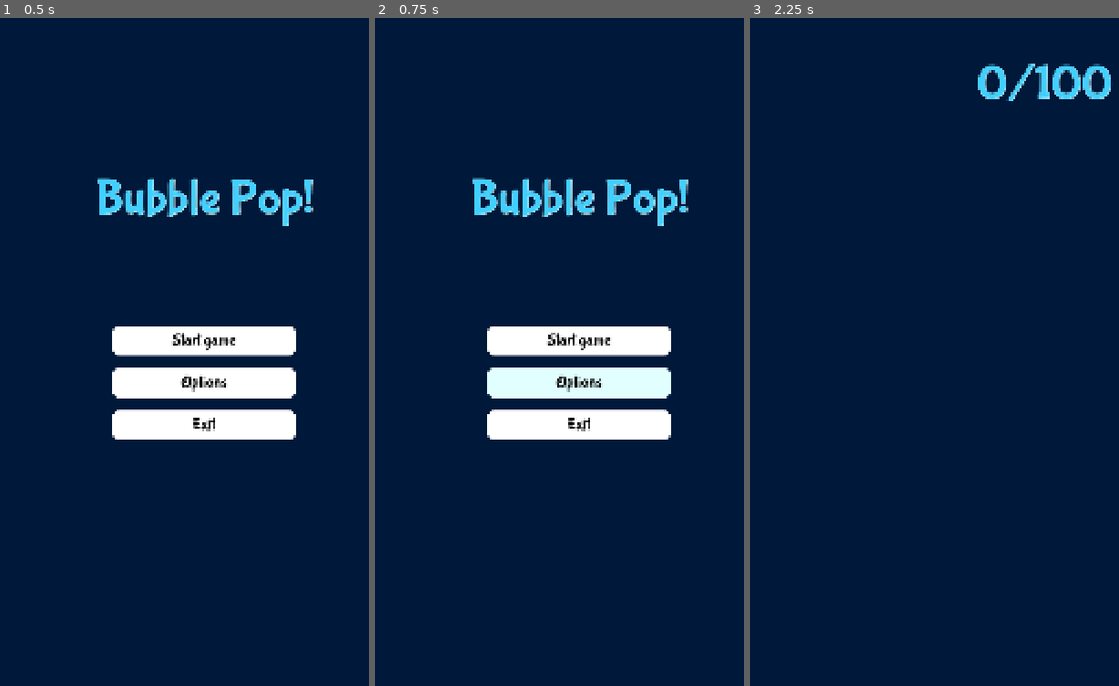
Above: before the commit, frames 1-3 (left to right).
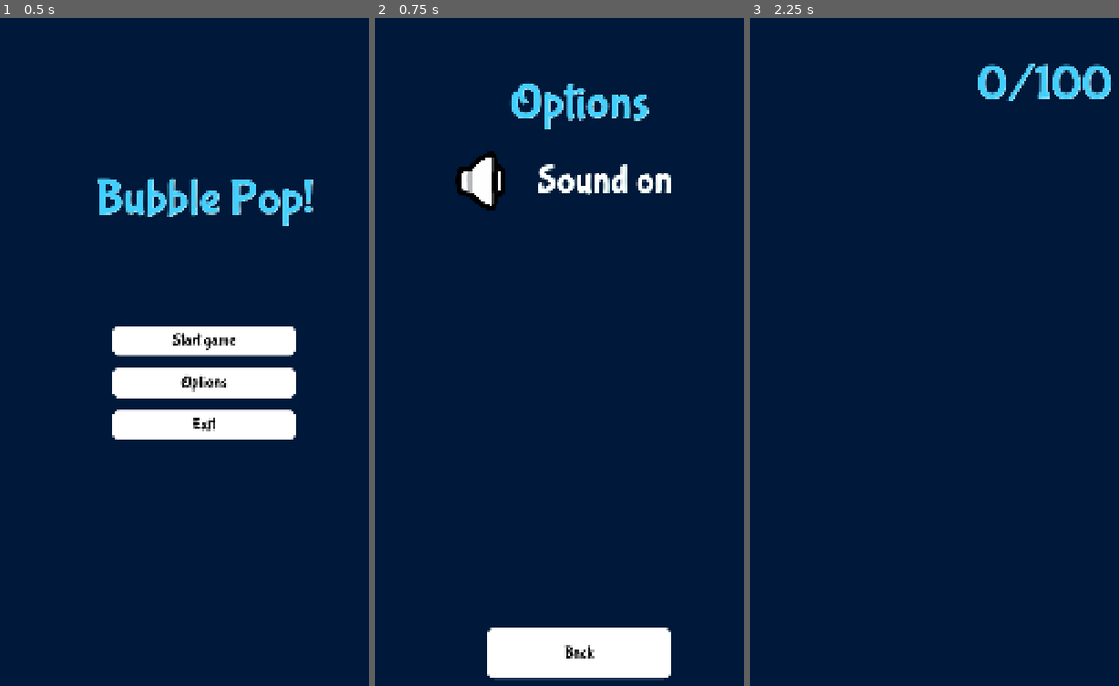
Above: after the commit, the same moments.

Repository: HybridAU/bubble-pop
Game: Godot game, scene res://menus/main_menu.tscn
Same seed, same stepped clock (60 frames per second), same inputs: the game is played once before the commit and once after it.
Inputs (mouse positions are in pixels of both pictures, inside the frame that each line leads up to):
- Up to frame 1 (0.5 s): no input
- Up to frame 2 (0.75 s): click "Options" at 0.5 s
- Up to frame 3 (2.25 s): click (952, 652) at 1.25 s, where only the run after the commit has a clickable "Back"; click "Start game" at 2 s

Frame 1 is identical in both runs. In frame 2, 15% of the frame differs, in the area x 21-85%, y 9-100%; in frame 3, nothing differs.

Commit message:
Add toggle button for volume

Diff:
--- a/default_bus_layout.tres
+++ b/default_bus_layout.tres
@@ -5,7 +5,7 @@
 bus/1/solo = false
 bus/1/mute = false
 bus/1/bypass_fx = false
-bus/1/volume_db = -0.85709095
+bus/1/volume_db = -1.6503448
 bus/1/send = &"Master"
 bus/2/name = &"Sound Effects"
 bus/2/solo = false
--- /dev/null
+++ b/menus/options_menu.tscn
@@ -0,0 +1,124 @@
+[gd_scene format=3 uid="uid://clrqgdsvc7cmb"]
+
+[ext_resource type="Script" uid="uid://c2iysl0dhtnlm" path="res://scripts/options_menu.gd" id="1_wyyb7"]
+[ext_resource type="FontFile" uid="uid://l3g7clglucve" path="res://assets/Fonts/BubblegumSans-Regular.ttf" id="2_cet7k"]
+[ext_resource type="Texture2D" uid="uid://b647a75wghoxp" path="res://assets/UI/Icon_Small_Blank_Audio.png" id="3_1vpws"]
+[ext_resource type="Texture2D" uid="uid://rpbvo8kt3vok" path="res://assets/UI/Icon_Small_Blank_AudioOff.png" id="4_sg76y"]
+
+[sub_resource type="StyleBoxFlat" id="StyleBoxFlat_rhts7"]
+bg_color = Color(1, 1, 1, 1)
+corner_radius_top_left = 16
+corner_radius_top_right = 16
+corner_radius_bottom_right = 16
+corner_radius_bottom_left = 16
+shadow_color = Color(0, 0, 0, 0.53333336)
+shadow_offset = Vector2(0, 4)
+
+[sub_resource type="StyleBoxFlat" id="StyleBoxFlat_06t4h"]
+bg_color = Color(0.7176471, 0.8627451, 0.85490197, 1)
+corner_radius_top_left = 16
+corner_radius_top_right = 16
+corner_radius_bottom_right = 16
+corner_radius_bottom_left = 16
+shadow_color = Color(0, 0, 0, 0.53333336)
+shadow_offset = Vector2(0, 4)
+
+[sub_resource type="StyleBoxFlat" id="StyleBoxFlat_7vrkn"]
+bg_color = Color(0.88235295, 1, 1, 1)
+corner_radius_top_left = 16
+corner_radius_top_right = 16
+corner_radius_bottom_right = 16
+corner_radius_bottom_left = 16
+shadow_color = Color(0, 0, 0, 0.53333336)
+shadow_offset = Vector2(0, 4)
+
+[sub_resource type="StyleBoxEmpty" id="StyleBoxEmpty_06t4h"]
+
+[node name="OptionsMenu" type="Control" unique_id=1985514406]
+layout_mode = 3
+anchors_preset = 15
+anchor_right = 1.0
+anchor_bottom = 1.0
+grow_horizontal = 2
+grow_vertical = 2
+script = ExtResource("1_wyyb7")
+
+[node name="ColorRect" type="ColorRect" parent="." unique_id=819830746]
+layout_mode = 1
+anchors_preset = 15
+anchor_right = 1.0
+anchor_bottom = 1.0
+grow_horizontal = 2
+grow_vertical = 2
+color = Color(0, 0.09411765, 0.22352941, 1)
+
+[node name="Back" type="Button" parent="." unique_id=1736005523]
+layout_mode = 0
+offset_left = 300.0
+offset_top = 1604.0
+offset_right = 780.0
+offset_bottom = 1738.0
+size_flags_vertical = 3
+theme_override_colors/font_color = Color(0, 0, 0, 1)
+theme_override_colors/font_focus_color = Color(0, 0, 0, 1)
+theme_override_colors/font_pressed_color = Color(0, 0, 0, 1)
+theme_override_colors/font_hover_color = Color(0, 0, 0, 1)
+theme_override_fonts/font = ExtResource("2_cet7k")
+theme_override_font_sizes/font_size = 42
+theme_override_styles/normal = SubResource("StyleBoxFlat_rhts7")
+theme_override_styles/pressed = SubResource("StyleBoxFlat_06t4h")
+theme_override_styles/hover = SubResource("StyleBoxFlat_7vrkn")
+theme_override_styles/focus = SubResource("StyleBoxEmpty_06t4h")
+text = "Back"
+
+[node name="Title" type="Label" parent="." unique_id=1637634031]
+layout_mode = 1
+anchors_preset = 5
+anchor_left = 0.5
+anchor_right = 0.5
+offset_left = -287.5
+offset_top = 149.0
+offset_right = 287.5
+offset_bottom = 299.0
+grow_horizontal = 2
+theme_override_colors/font_color = Color(0.25309506, 0.80966485, 0.9999997, 1)
+theme_override_colors/font_shadow_color = Color(0.84705883, 0.98039216, 0.9607843, 1)
+theme_override_fonts/font = ExtResource("2_cet7k")
+theme_override_font_sizes/font_size = 128
+text = "Options"
+horizontal_alignment = 1
+
+[node name="VBoxContainer" type="VBoxContainer" parent="." unique_id=2049857062]
+layout_mode = 1
+anchors_preset = 14
+anchor_top = 0.5
+anchor_right = 1.0
+anchor_bottom = 0.5
+offset_left = 197.0
+offset_top = -615.0
+offset_right = -130.0
+offset_bottom = 613.0
+grow_horizontal = 2
+grow_vertical = 2
+
+[node name="ToogleSound" type="HBoxContainer" parent="VBoxContainer" unique_id=2111542659]
+layout_mode = 2
+theme_override_constants/separation = 64
+
+[node name="ToggleSound" type="TextureButton" parent="VBoxContainer/ToogleSound" unique_id=1571287721]
+layout_mode = 2
+toggle_mode = true
+texture_normal = ExtResource("3_1vpws")
+texture_pressed = ExtResource("4_sg76y")
+
+[node name="ToggleSoundLabel" type="Label" parent="VBoxContainer/ToogleSound" unique_id=1646177191]
+layout_mode = 2
+theme_override_colors/font_color = Color(1, 1, 1, 1)
+theme_override_colors/font_shadow_color = Color(0.84705883, 0.98039216, 0.9607843, 1)
+theme_override_fonts/font = ExtResource("2_cet7k")
+theme_override_font_sizes/font_size = 100
+text = "Sound on"
+horizontal_alignment = 1
+
+[connection signal="pressed" from="Back" to="." method="_on_back_pressed"]
+[connection signal="pressed" from="VBoxContainer/ToogleSound/ToggleSound" to="." method="_on_toggle_sound_pressed"]
--- a/scripts/main_menu.gd
+++ b/scripts/main_menu.gd
@@ -5,8 +5,7 @@
 
 
 func _on_options_pressed() -> void:
-	pass # Replace with function body.
-
+	get_tree().change_scene_to_file("res://menus/options_menu.tscn")
 
 func _on_exit_pressed() -> void:
 	get_tree().quit()
--- /dev/null
+++ b/scripts/options_menu.gd
@@ -0,0 +1,16 @@
+extends Control
+
+var master_bus = AudioServer.get_bus_index("Master")
+@onready var toggle_sound_label: Label = $VBoxContainer/ToogleSound/ToggleSoundLabel
+
+func _on_back_pressed() -> void:
+	get_tree().change_scene_to_file("res://menus/main_menu.tscn")
+
+
+func _on_toggle_sound_pressed() -> void:
+	if AudioServer.is_bus_mute(master_bus):
+		toggle_sound_label.text = "Sound on"
+		AudioServer.set_bus_mute(master_bus, false)
+	else:
+		toggle_sound_label.text = "Mute"
+		AudioServer.set_bus_mute(master_bus, true)
Binary file added: assets/UI/Icon_Small_Blank_Audio.png
Not shown, added: assets/UI/Icon_Small_Blank_Audio.png.import
Binary file added: assets/UI/Icon_Small_Blank_AudioOff.png
Not shown, added: assets/UI/Icon_Small_Blank_AudioOff.png.import
Not shown, added: scripts/options_menu.gd.uid
Not shown, changed: README.md
